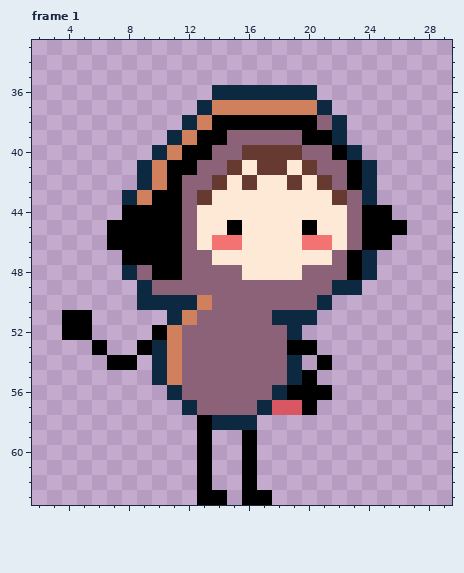
Two states of a pixel-art file, Tiles/longIdle.ase. The picture above was drawn from the file before the commit.
32x64 pixels, 1 frame. Shown: frame 1: x 2..29, y 33..63. The commit also changed other frames, which this record leaves out.
After:
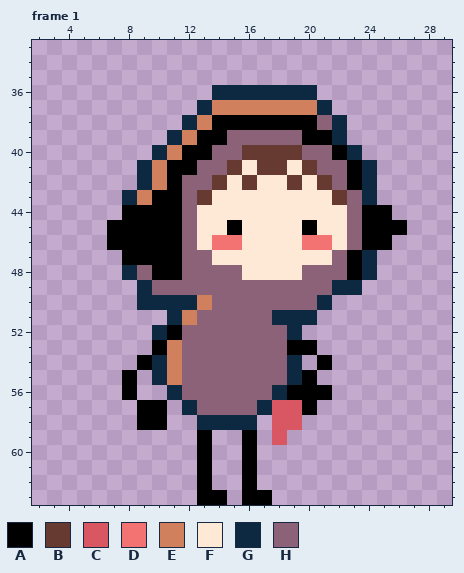
Palette (. is transparent): A #000000  B #663931  C #d95763  D #f37373  E #d0805d  F #fee9d6  G #0d2941  H #8c6278
The edit:
--- frame 1, layers "Rep", "Cab", "Arms"
@@ x 2..29 @@
 50 .......GGGGEHHHHHHHG........
-51 ..AA.....GEHHHHHGGG.........
-52 ..AA....AEHHHHHHHG..........
-53 ....A..AGEHHHHHHHAA.........
-54 .....AA.GEHHHHHHHG.A........
-55 ........GEHHHHHHHGA.........
-56 .........GHHHHHHGAAA........
-57 ..........GHHHHGCCA.........
-58 ...........AGGG.............
-59 ...........A..A.............
+51 .........GEHHHHHGGG.........
+52 ........GAHHHHHHHG..........
+53 ........AEHHHHHHHAA.........
+54 .......AGEHHHHHHHG.A........
+55 ......A.GEHHHHHHHGA.........
+56 ......A..GHHHHHHGAAA........
+57 .......AA.GHHHHGCCA.........
+58 .......AA..GGGG.CC..........
+59 ...........A..A.C...........
 60 ...........A..A.............
Boxes around the changes in both pictures, in picture pixels (x1, y1, x2, y2):
changed: (62, 310, 212, 430)
added: (272, 415, 302, 445)
